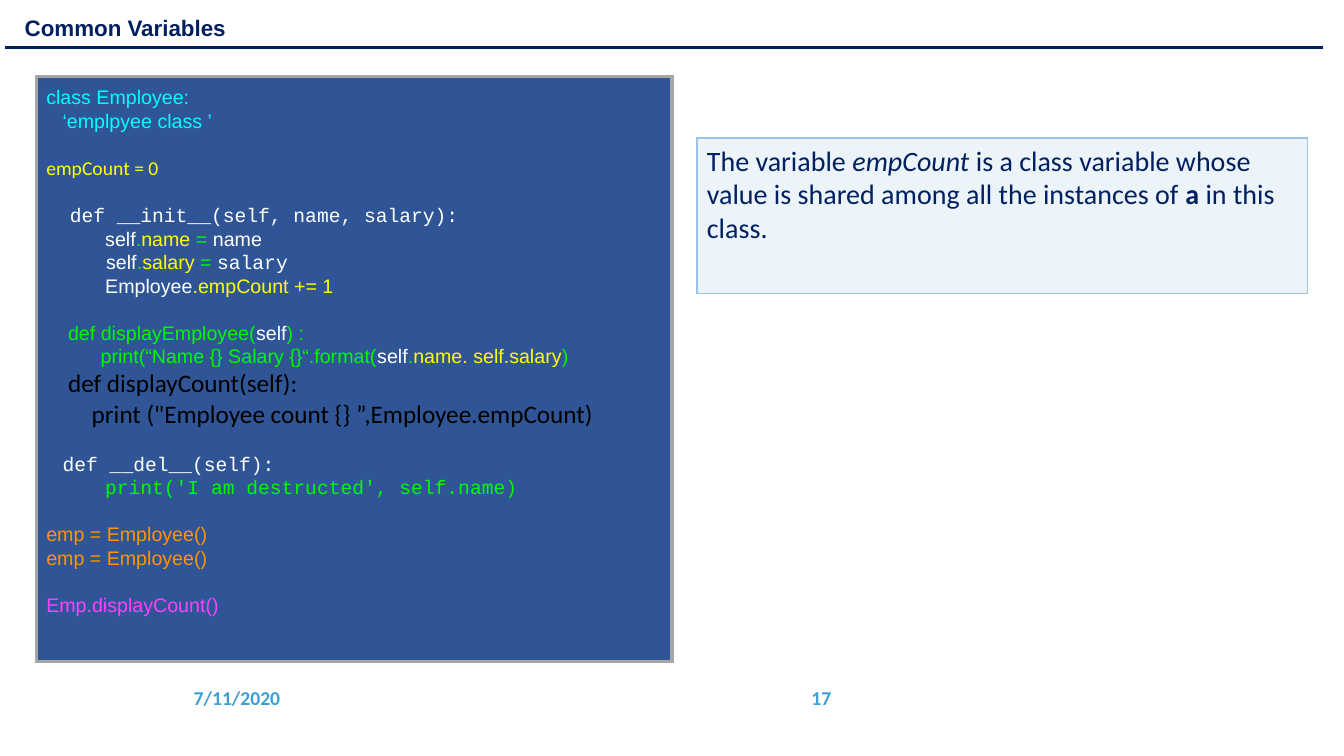
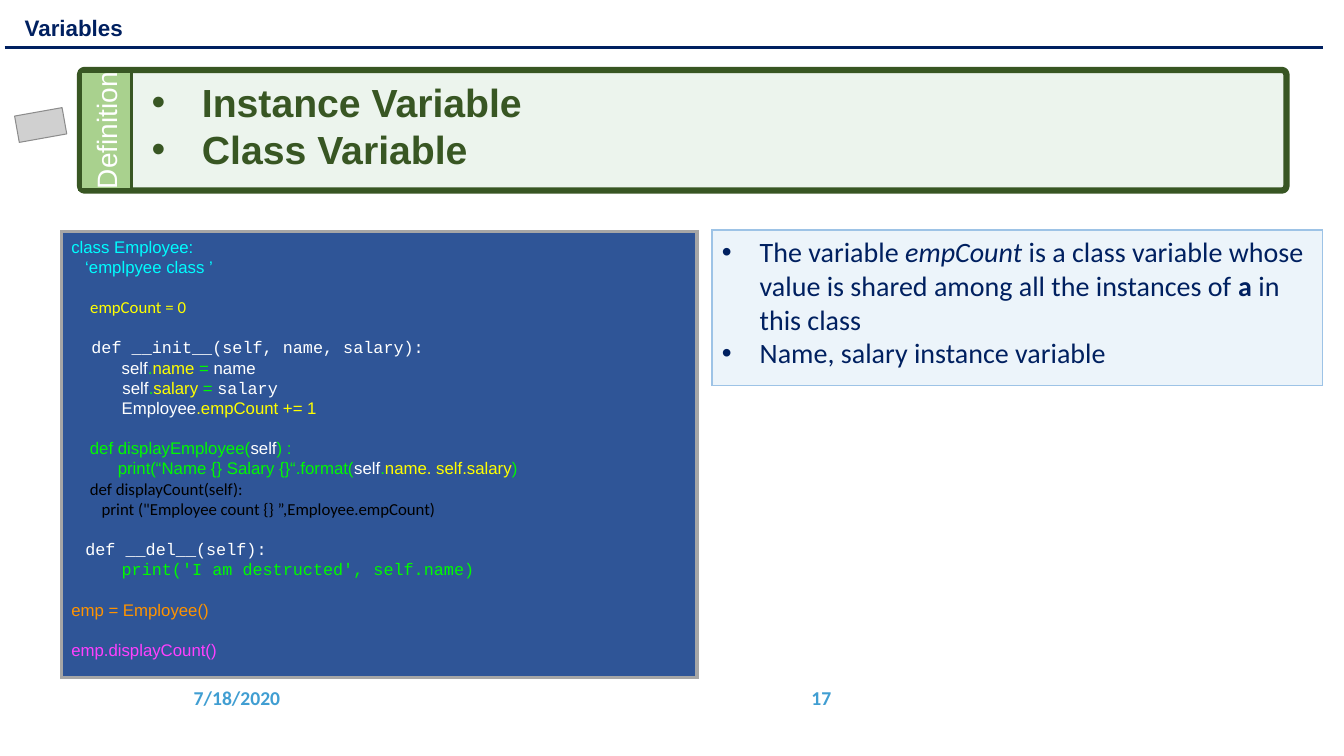
Before and after one commit to Gerardin16/Python_Training_2020, a slide deck: slide 17 of training_artifacts/Chaptor 9 - OOPS.pptx. Drawn at 1344x756 pixels with LibreOffice and Linux fonts; fonts in the diff are those of the drawing; grey boxes stand for pictures; background and template pictures are left out. Boxes give left, top, right and bottom in pixels: in the first picture for what was removed or moved away, otherwise in the second. Text is boxed around its words. In the diff, an @@ line names an element or a change of style, - is before the commit and + after.

```diff
--- a/training_artifacts/Chaptor 9 - OOPS.pptx
+++ b/training_artifacts/Chaptor 9 - OOPS.pptx
@@ text at [25, 19, 123, 37]: text changed @@
-Common Variables
+Variables
@@ rounded rectangle added at [80, 70, 1287, 191], fill #AACEB0 at 22% opacity, outline #385723 4.5 pt @@
@@ rectangle added at [81, 72, 132, 190], fill #A9D18E, outline #385723 2.25 pt, 20 pt, text #FFFFFF @@
+Definition
@@ text added at [202, 88, 522, 165], 28 pt, text #385723, bold @@
+• Instance Variable
+• Class Variable
@@ picture added at [14, 108, 67, 143] @@
@@ text "class Employee:": place and size @@
-text "class Employee:" at [46, 90, 592, 616]
+text "class Employee:" at [71, 241, 517, 660]
@@ rectangle: place and size @@
-rectangle at [36, 77, 673, 661]
+rectangle at [62, 232, 698, 679]
@@ rectangle "The variable empCount is a ...": place and size @@
-rectangle "The variable empCount is a ..." at [697, 138, 1308, 293]
+rectangle "The variable empCount is a ..." at [712, 230, 1323, 385]
@@ text at [71, 241, 517, 620]: size 14 to 12 pt in "class Employee:", "‘emplpyee class ’", "empCount = 0", "def __init__(self, name, salary):" and 8 more places; size 18 to 12 pt in "def displayCount(self):", "print ("Employee count {} ”,Employee.empCount)" @@
@@ text in rectangle at [760, 242, 1303, 368]: text changed @@
-The variable empCount is a class variable whose value is shared among all the instances of a in this class.
+• The variable empCount is a class variable whose value is shared among all the instances of a in this class
+• Name, salary instance variable
@@ text at [71, 644, 216, 660]: text changed; size 14 to 12 pt @@
-emp = Employee()
-Emp.displayCount()
+emp.displayCount()
@@ text at [194, 691, 280, 706]: text changed @@
-7/11/2020
+7/18/2020
```
Also in this commit, not shown: 20 other slides changed, 7 slides added, 33 other files.
